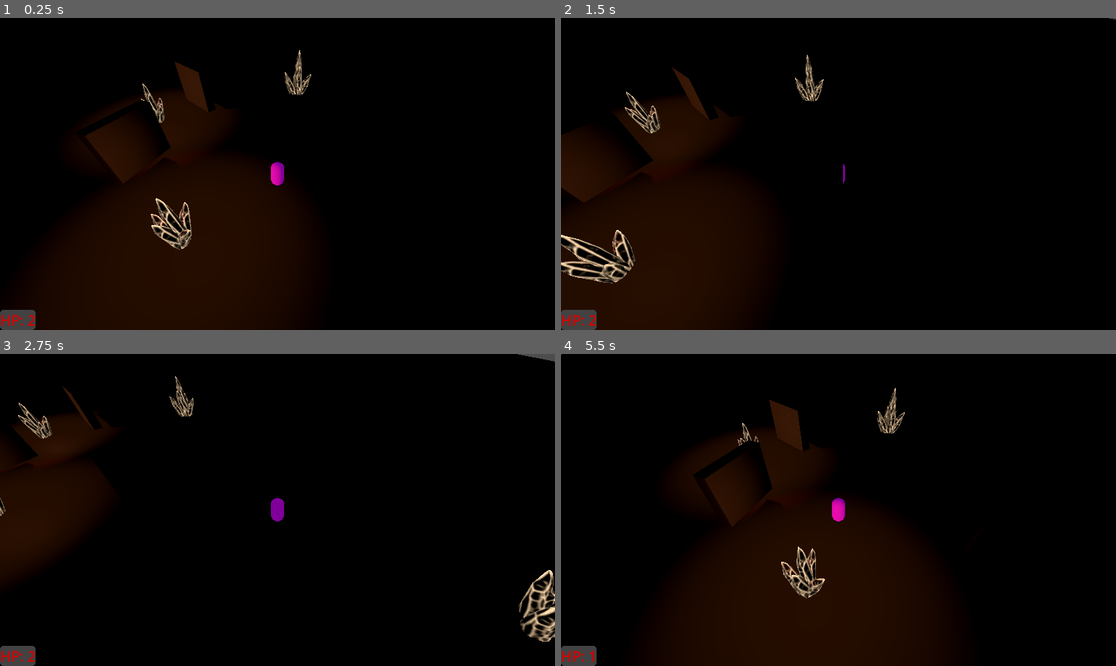
Above: before the commit, frames 1-4 (two rows, left to right).
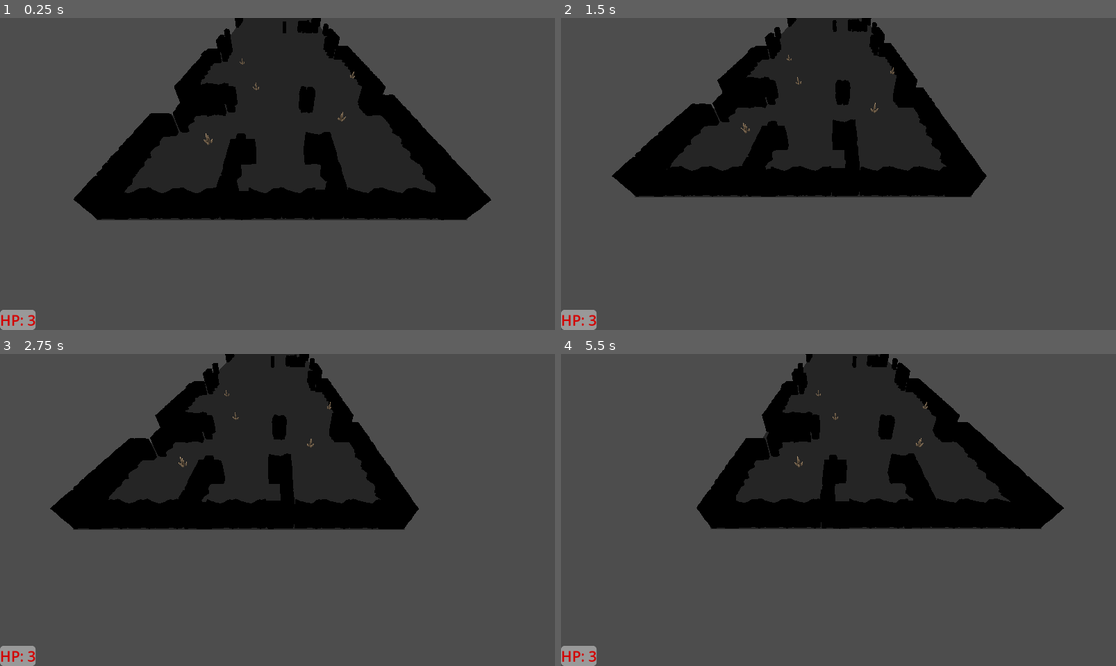
Above: after the commit, the same moments.

Repository: Jasp137/250405_MGJ_Shadowmancer
Game: Godot game, scene res://Scenes/LevelNew.tscn
Same seed, same stepped clock (60 frames per second), same inputs: the game is played once before the commit and once after it. Before the commit the project starts from res://Scenes/world.tscn.
Inputs:
- Up to frame 1 (0.25 s): no input
- Up to frame 2 (1.5 s): tap Enter at 0.5 s; hold D (character_right) 0.53-1.28 s; hold S (character_down) from 1.28 s (still down)
- Up to frame 3 (2.75 s): release S (character_down) at 2.03 s; hold D (character_right) from 2.03 s (still down)
- Up to frame 4 (5.5 s): release D (character_right) at 2.78 s; hold W (character_up) 2.78-3.53 s; hold A (character_left) 3.53-5.03 s; hold S (character_down) from 5.03 s (still down)

The runs differ from the first frame. In frame 1, 90% of the frame differs, in the area x 0-100%, y 0-100%; in frame 2, 90%; in frame 3, 89%; in frame 4, 91%.

Commit message:
add heartbeat

Diff:
--- a/shadowbound_mini-jam/Scenes/LevelNew.tscn
+++ b/shadowbound_mini-jam/Scenes/LevelNew.tscn
@@ -1,12 +1,14 @@
-[gd_scene load_steps=10 format=3 uid="uid://bk3dkp33i46n2"]
-
-[ext_resource type="PackedScene" uid="uid://becemipy7mgm1" path="res://Scenes/RockOuterCorner.tscn" id="1_e0l7r"]
+[gd_scene load_steps=12 format=3 uid="uid://bwhy54wdoq2vq"]
+
+[ext_resource type="PackedScene" path="res://Scenes/RockOuterCorner.tscn" id="1_e0l7r"]
 [ext_resource type="PackedScene" uid="uid://bjgm2t874vcyy" path="res://Scenes/Rock1.tscn" id="2_up1v1"]
-[ext_resource type="PackedScene" uid="uid://bbhtihj1bgbr1" path="res://Scenes/rock_cube.tscn" id="3_rerwo"]
-[ext_resource type="PackedScene" uid="uid://dfai5m7rk5dd8" path="res://Scenes/Rock2Version.tscn" id="3_vk0dx"]
+[ext_resource type="PackedScene" path="res://Scenes/rock_cube.tscn" id="3_rerwo"]
+[ext_resource type="PackedScene" path="res://Scenes/Rock2Version.tscn" id="3_vk0dx"]
 [ext_resource type="PackedScene" uid="uid://ds1lwhlic3og3" path="res://Scenes/Player.tscn" id="4_rerwo"]
-[ext_resource type="PackedScene" uid="uid://d4ldhbc6pyyq2" path="res://Scenes/Rock3Version.tscn" id="4_up1v1"]
+[ext_resource type="PackedScene" path="res://Scenes/Rock3Version.tscn" id="4_up1v1"]
 [ext_resource type="PackedScene" uid="uid://cqxuxtj764hmy" path="res://Scenes/crystal.tscn" id="5_ivkqf"]
+[ext_resource type="AudioStream" uid="uid://ba62j1pmv3gj8" path="res://Sounds/heartbeat.wav" id="8_ivkqf"]
+[ext_resource type="Script" uid="uid://nh4sy7bpv82x" path="res://Scripts/heartbeat_player.gd" id="9_7b51l"]
 
 [sub_resource type="PlaneMesh" id="PlaneMesh_fuudy"]
 
@@ -304,3 +306,7 @@
 
 [node name="WorldEnvironment" type="WorldEnvironment" parent="."]
 environment = SubResource("Environment_up1v1")
+
+[node name="AudioStreamPlayer" type="AudioStreamPlayer" parent="."]
+stream = ExtResource("8_ivkqf")
+script = ExtResource("9_7b51l")
--- a/shadowbound_mini-jam/Scenes/Player.tscn
+++ b/shadowbound_mini-jam/Scenes/Player.tscn
@@ -1,19 +1,11 @@
-[gd_scene load_steps=6 format=3 uid="uid://ds1lwhlic3og3"]
+[gd_scene load_steps=5 format=3 uid="uid://ds1lwhlic3og3"]
 
 [ext_resource type="Script" uid="uid://041o5lxjwga" path="res://Scripts/player_character.gd" id="1_rpqav"]
-
-[sub_resource type="StandardMaterial3D" id="StandardMaterial3D_fj7yv"]
-albedo_color = Color(0.993531, 0.375579, 1, 1)
-emission_enabled = true
-emission = Color(0.498039, 0, 0.596078, 1)
-
-[sub_resource type="CapsuleMesh" id="CapsuleMesh_gv5m4"]
-material = SubResource("StandardMaterial3D_fj7yv")
+[ext_resource type="PackedScene" uid="uid://c4yp7jks5pmka" path="res://Scenes/character maps texture.glb" id="2_kyqiw"]
 
 [sub_resource type="CapsuleShape3D" id="CapsuleShape3D_f3sb7"]
 
 [sub_resource type="StyleBoxFlat" id="StyleBoxFlat_rpqav"]
-bg_color = Color(0.259294, 0.259294, 0.259294, 1)
 corner_radius_top_left = 8
 corner_radius_top_right = 8
 corner_radius_bottom_right = 8
@@ -22,9 +14,6 @@
 [node name="Player" type="CharacterBody3D"]
 script = ExtResource("1_rpqav")
 speed = 15.0
-
-[node name="Mesh" type="MeshInstance3D" parent="."]
-mesh = SubResource("CapsuleMesh_gv5m4")
 
 [node name="CollisionShape3D" type="CollisionShape3D" parent="."]
 shape = SubResource("CapsuleShape3D_f3sb7")
@@ -47,6 +36,15 @@
 theme_override_font_sizes/font_size = 30
 theme_override_styles/normal = SubResource("StyleBoxFlat_rpqav")
 
+[node name="ColorRect" type="ColorRect" parent="."]
+visible = false
+anchors_preset = 15
+anchor_right = 1.0
+anchor_bottom = 1.0
+grow_horizontal = 2
+grow_vertical = 2
+color = Color(0, 0, 0, 1)
+
 [node name="GameOver" type="Label" parent="."]
 visible = false
 anchors_preset = 8
@@ -65,3 +63,6 @@
 theme_override_font_sizes/font_size = 60
 theme_override_styles/normal = SubResource("StyleBoxFlat_rpqav")
 text = "SHADOW EXTINGUISHED"
+
+[node name="Mesh" parent="." instance=ExtResource("2_kyqiw")]
+transform = Transform3D(2, 0, 0, 0, 2, 0, 0, 0, 2, -0.00500458, -1.76104, 0.0752758)
--- a/shadowbound_mini-jam/project.godot
+++ b/shadowbound_mini-jam/project.godot
@@ -11,7 +11,7 @@
 [application]
 
 config/name="Shadowbound_Mini Jam"
-run/main_scene="uid://cdgb7baf7tn53"
+run/main_scene="uid://bwhy54wdoq2vq"
 config/features=PackedStringArray("4.4", "Forward Plus")
 config/icon="res://icon.svg"
 
